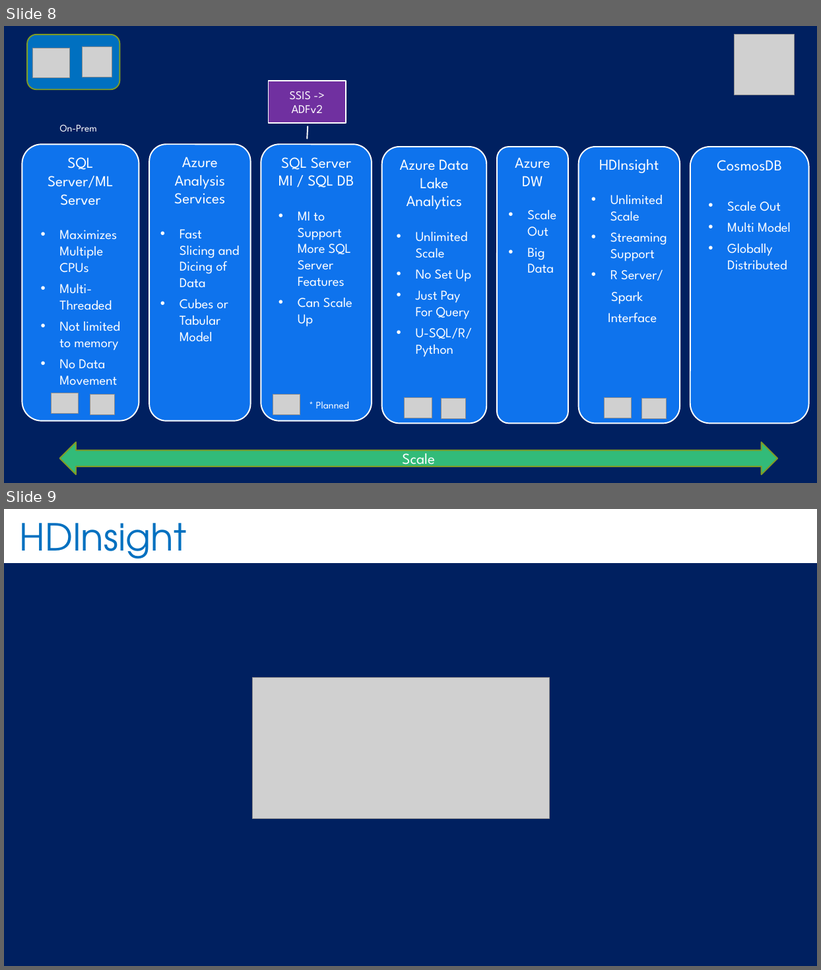
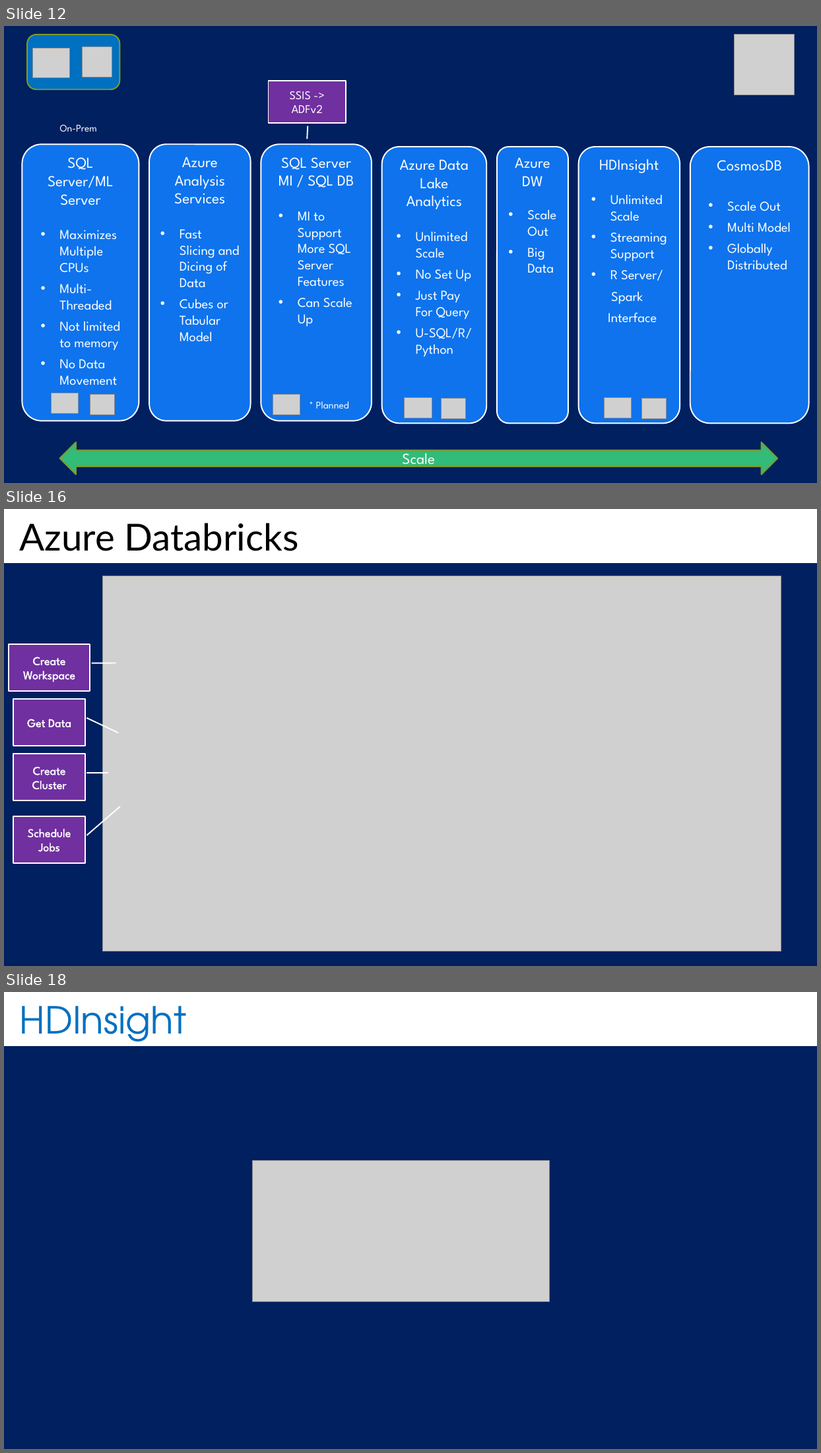
Before and after one commit to bcafferky/shared, a slide deck: AzureDSOverview/AzureDSOverview.pptx. Shown one above the other, each under a label of ours: slides 8 and 9 before the commit, slides 12, 16 and 18 after it; the slides between them are not shown. The pictures are 821x970 and 821x1453 pixels, drawn with LibreOffice and Linux fonts; fonts in the diff are those of the drawing; grey boxes stand for pictures; background and template pictures are left out. Boxes give left, top, right and bottom in pixels: in the first picture for what was removed or moved away, otherwise in the second. Text is boxed around its words. In the diff, an @@ line names an element or a change of style, - is before the commit and + after.

```diff
--- a/AzureDSOverview/AzureDSOverview.pptx
+++ b/AzureDSOverview/AzureDSOverview.pptx
@@ slide 16 added at [4, 509, 817, 966], background #FFFFFF; not listed: 1 template element that a slide beside it also shows @@
@@ title added at [20, 523, 298, 551], 44 pt, text #000000 @@
+Azure Databricks
@@ picture added at [102, 576, 781, 951] @@
@@ border callout added at [9, 644, 90, 691], fill #7030A0, outline #FFFFFF 1.5 pt, 14 pt, text #FFFFFF @@
+Create Workspace
@@ border callout added at [14, 699, 85, 747], fill #7030A0, outline #FFFFFF 1.5 pt, 14 pt, text #FFFFFF @@
+Get Data
@@ border callout added at [14, 755, 85, 801], fill #7030A0, outline #FFFFFF 1.5 pt, 14 pt, text #FFFFFF @@
+Create Cluster
@@ border callout added at [14, 817, 85, 863], fill #7030A0, outline #FFFFFF 1.5 pt, 14 pt, text #FFFFFF @@
+Schedule Jobs
@@ what was slide 8 is now slide 12 @@
@@ what was slide 9 is now slide 18 @@
```
Also in this commit, not shown: 3 slides changed, 10 other slides added, 1 slide removed, 26 other files.
